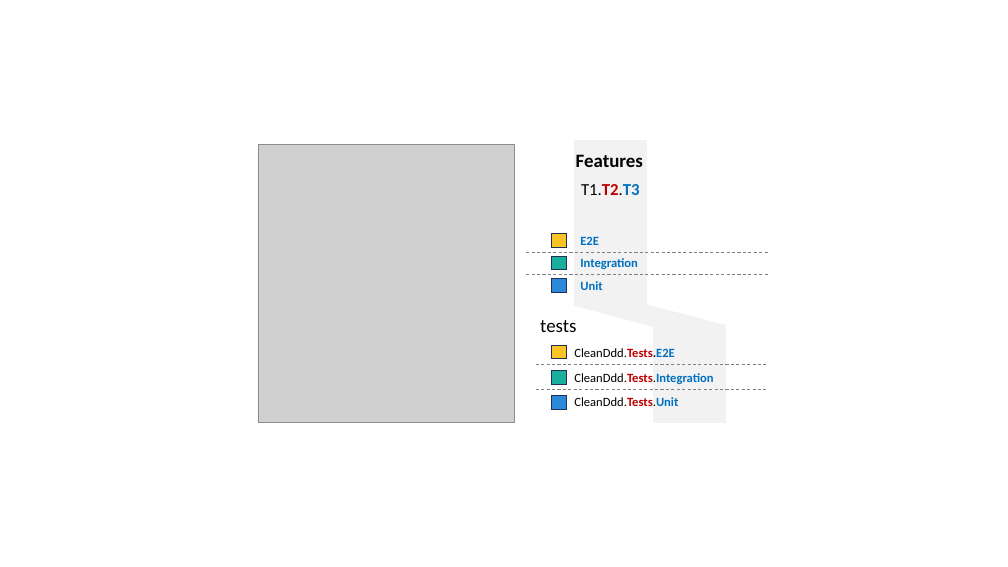
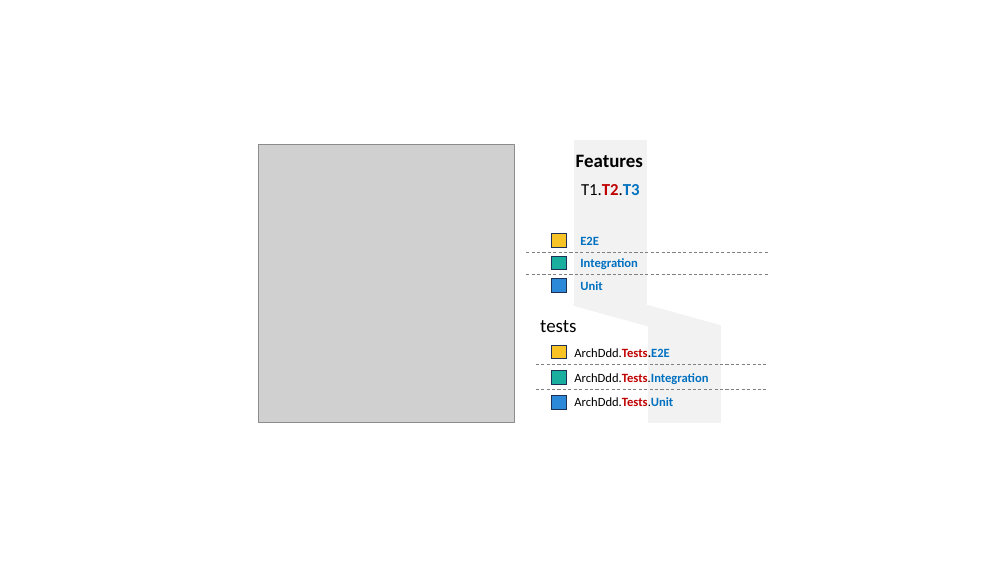
Before and after one commit to hhko/ArchDdd, a slide deck: slide 44 of README.pptx (slide 5 before the commit). Drawn at 1008x567 pixels with LibreOffice and Linux fonts; fonts in the diff are those of the drawing; grey boxes stand for pictures. Boxes give left, top, right and bottom in pixels: in the first picture for what was removed or moved away, otherwise in the second. Text is boxed around its words. In the diff, an @@ line names an element or a change of style, - is before the commit and + after.

```diff
--- a/README.pptx
+++ b/README.pptx
@@ rectangle: place and size @@
-rectangle at [654, 326, 726, 422]
+rectangle at [649, 326, 721, 422]
@@ text at [574, 348, 669, 357]: text changed; bold on @@
-CleanDdd.Tests.E2E
+ArchDdd.Tests.E2E
@@ text at [574, 373, 708, 384]: text changed @@
-CleanDdd.Tests.Integration
+ArchDdd.Tests.Integration
@@ text at [574, 397, 673, 406]: text changed @@
-CleanDdd.Tests.Unit
+ArchDdd.Tests.Unit
```
Also in this commit, not shown: 3 other slides changed, 48 slides added.
